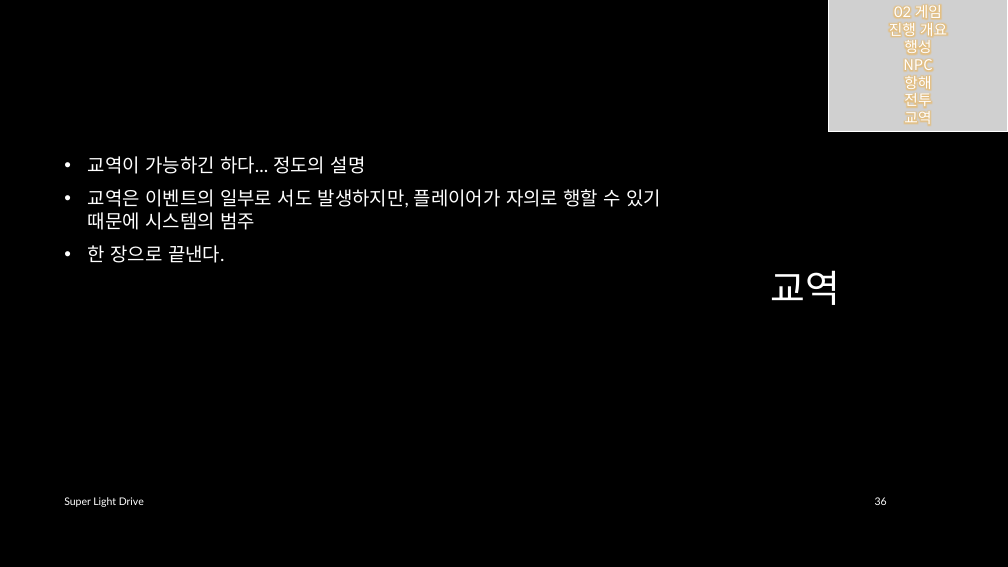
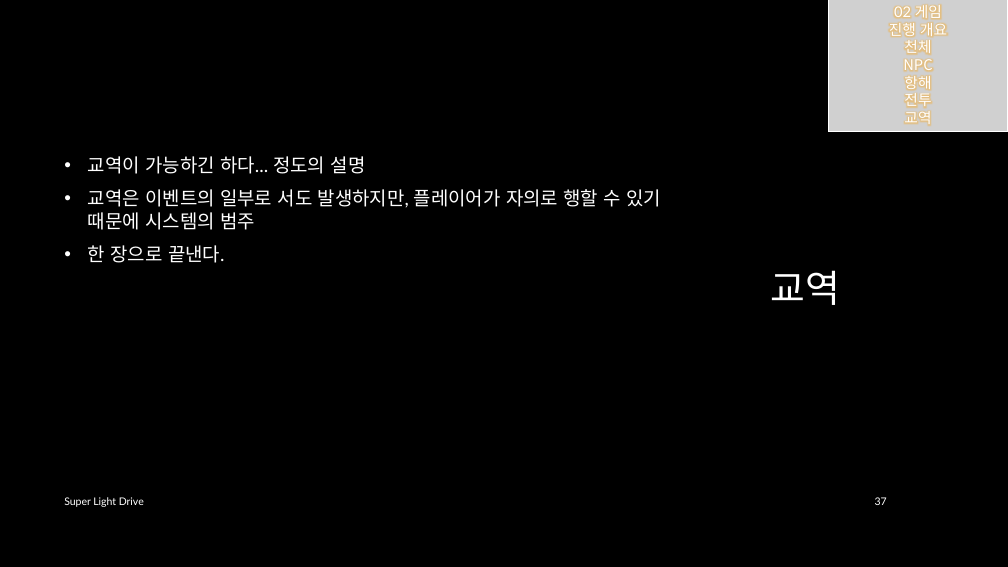
Before and after one commit to iconstudio/2017-Platformer, a slide deck: slide 37 of slides/SuperLightDrive_20171228.pptx (slide 36 before the commit). Drawn at 1008x567 pixels with LibreOffice and Linux fonts; fonts in the diff are those of the drawing; grey boxes stand for pictures; background and template pictures are left out. Boxes give left, top, right and bottom in pixels: in the first picture for what was removed or moved away, otherwise in the second. Text is boxed around its words. In the diff, an @@ line names an element or a change of style, - is before the commit and + after.

```diff
--- a/slides/SuperLightDrive_20171228.pptx
+++ b/slides/SuperLightDrive_20171228.pptx
@@ text in picture at box(904, 40, 931, 55): text changed @@
-행성
+천체
@@ page number at box(875, 497, 887, 505): text changed @@
-36
+37
```
Also in this commit, not shown: 15 other slides changed, 1 slide added.
